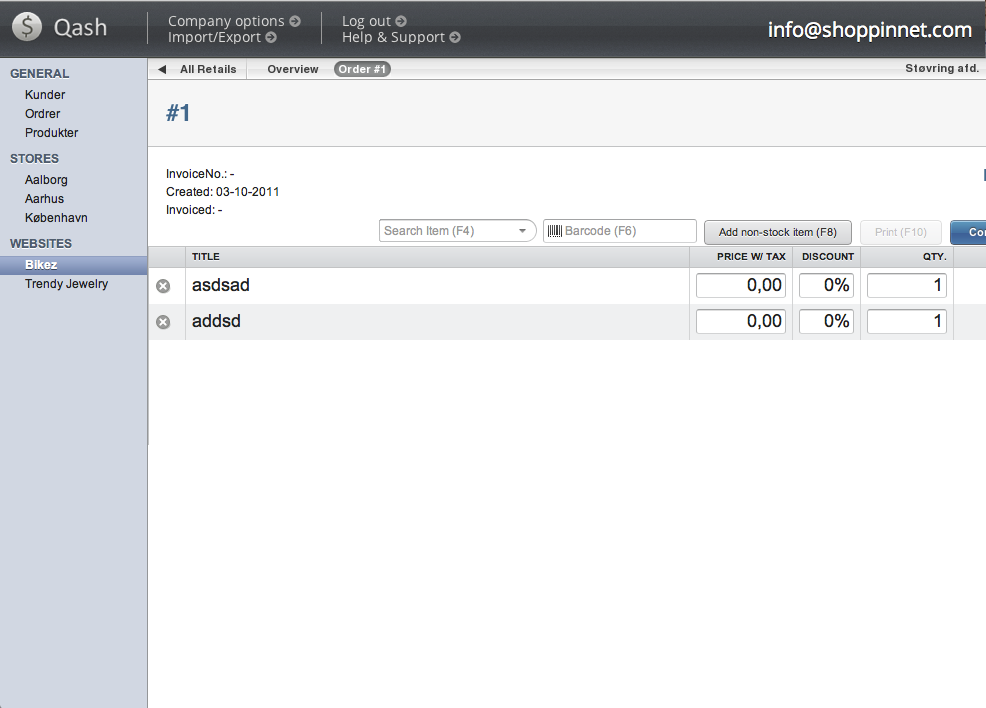
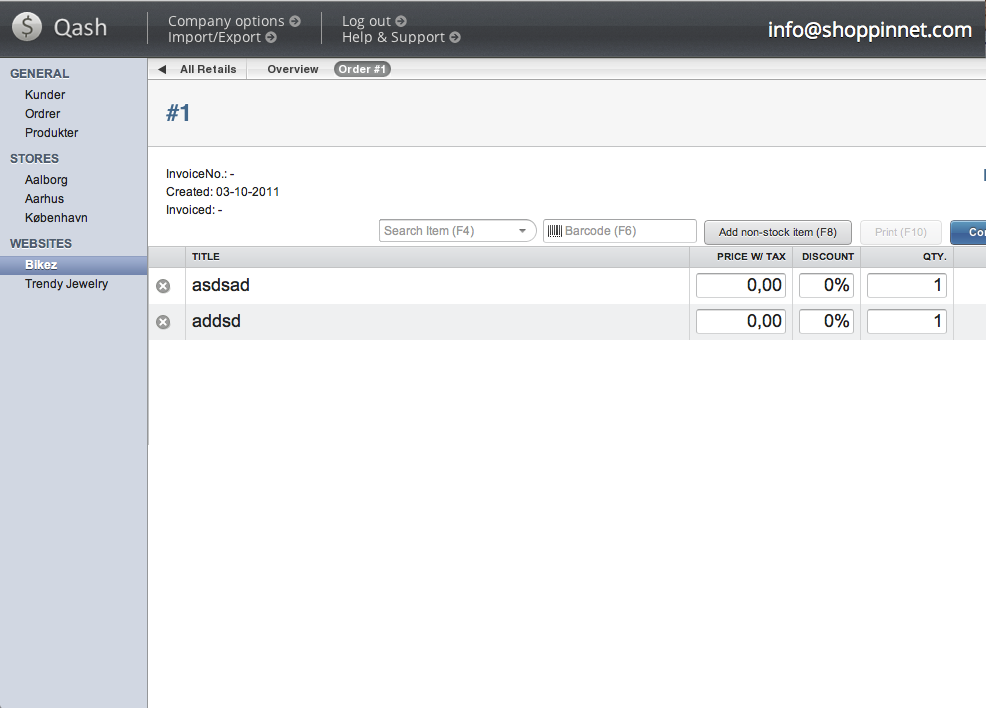
The second 986 x 708 image is a revision of the first. Changes to its layers:
hid "Støvring afd." over (906, 64, 979, 74)
